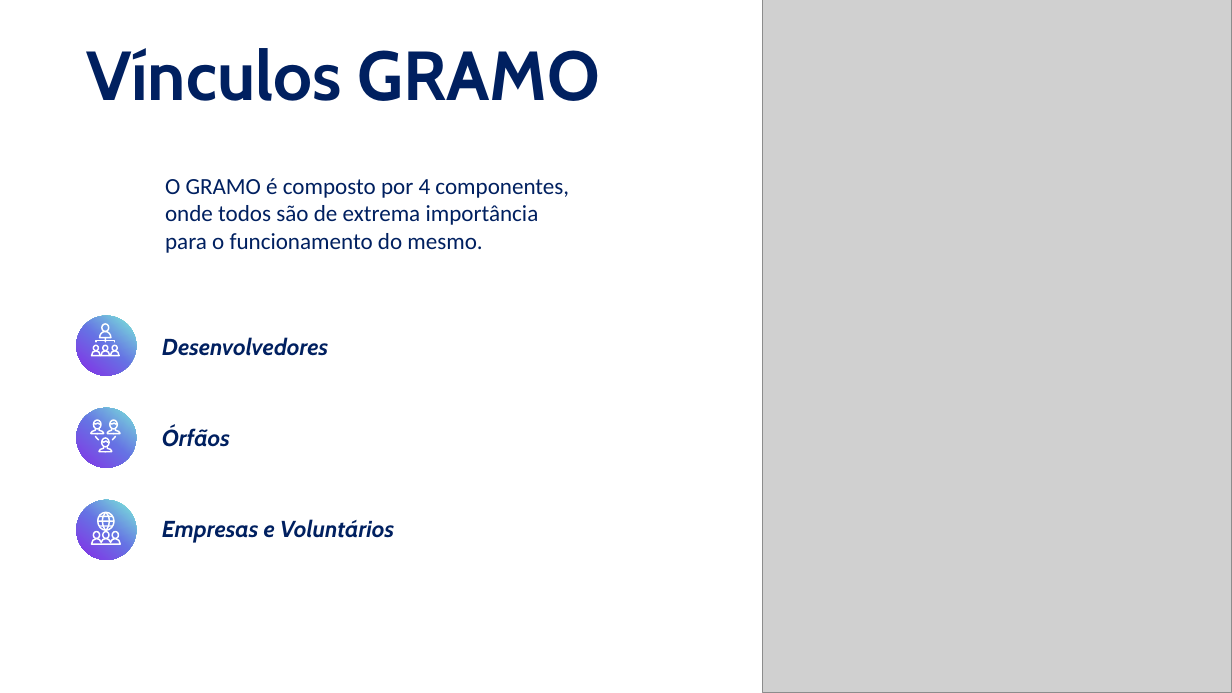
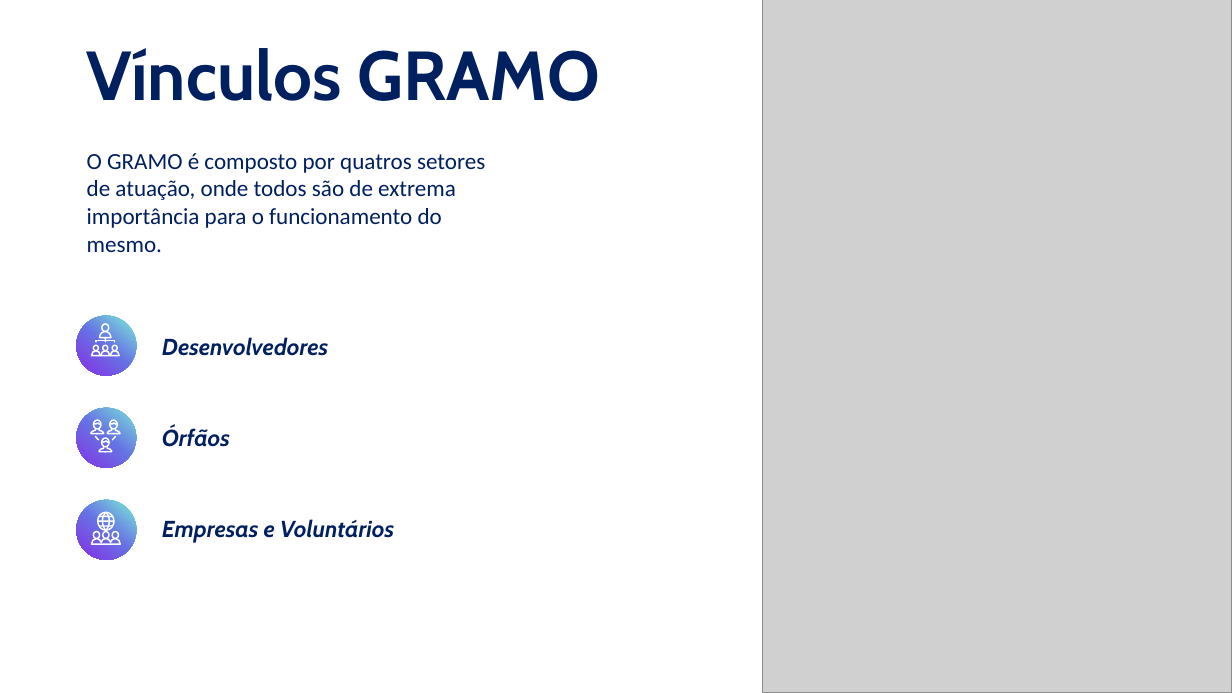
Before and after one commit to gustapinto/fatec_dsm_projeto_integrador_primeiro_semestre, a slide deck: slide 5 of Entregaveis/FATEC/Apresentação GRAMO.pptx (slide 4 before the commit). Drawn at 1232x693 pixels with LibreOffice and Linux fonts; fonts in the diff are those of the drawing; grey boxes stand for pictures. Boxes give left, top, right and bottom in pixels: in the first picture for what was removed or moved away, otherwise in the second. Text is boxed around its words. In the diff, an @@ line names an element or a change of style, - is before the commit and + after.

```diff
--- a/Entregaveis/FATEC/Apresentação GRAMO.pptx
+++ b/Entregaveis/FATEC/Apresentação GRAMO.pptx
@@ text at box(87, 153, 485, 252): text changed @@
-O GRAMO é composto por 4 componentes, onde todos são de extrema importância para o funcionamento do mesmo.
+O GRAMO é composto por quatros setores de atuação, onde todos são de extrema importância para o funcionamento do mesmo.
```
Also in this commit, not shown: 6 other slides changed, 1 other file.
